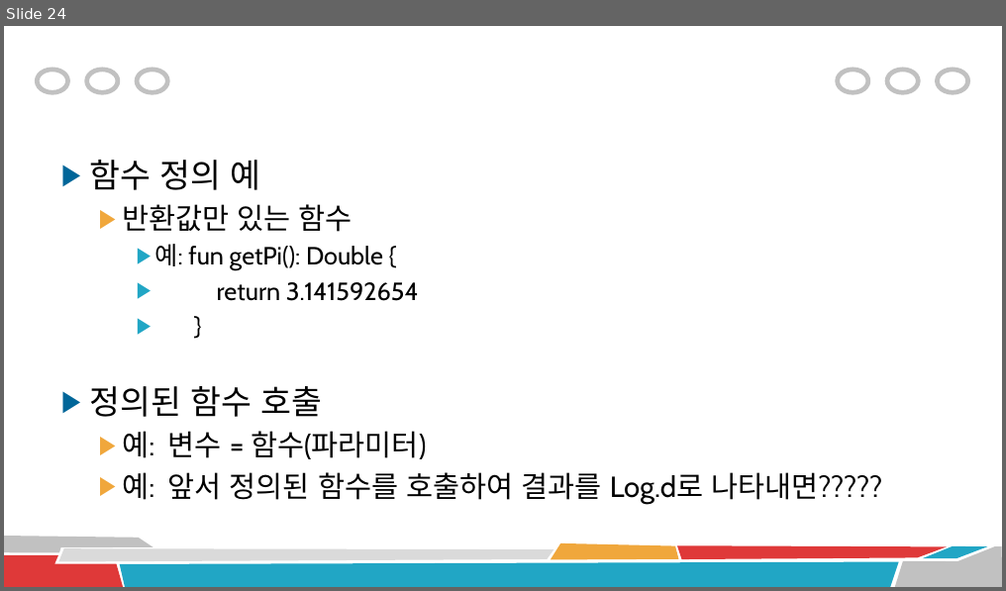
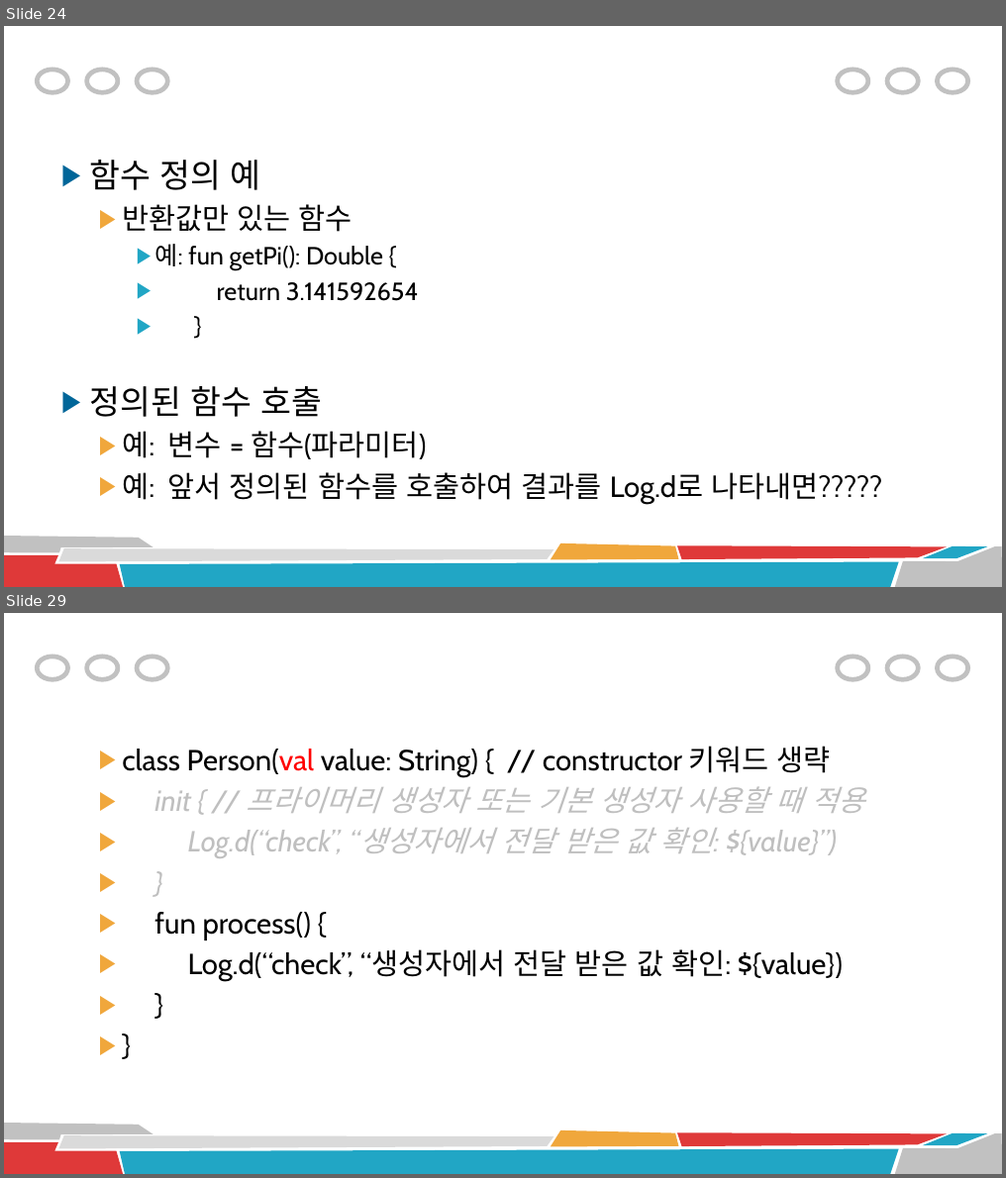
Before and after one commit to rlawnsqja2/and, a slide deck: 03 코틀린 기본 문법.pptx. Shown one above the other, each under a label of ours: slide 24 before the commit, slides 24 and 29 after it; the slides between them are not shown. The pictures are 1006x591 and 1006x1178 pixels, drawn with LibreOffice and Linux fonts; fonts in the diff are those of the drawing. Boxes give left, top, right and bottom in pixels: in the first picture for what was removed or moved away, otherwise in the second. Text is boxed around its words. In the diff, an @@ line names an element or a change of style, - is before the commit and + after.

```diff
--- a/03 코틀린 기본 문법.pptx
+++ b/03 코틀린 기본 문법.pptx
@@ slide 29 added at bbox=[4, 613, 1002, 1174], background #FFFFFF; not listed: 14 template elements that a slide beside it also shows @@
@@ text added at bbox=[122, 746, 864, 981], 28 pt, text #000000 @@
+  ▶ class Person(val value: String) { // constructor 키워드 생략
+  ▶ init { // 프라이머리 생성자 또는 기본 생성자 사용할 때 적용
+  ▶ Log.d(“check”, “생성자에서 전달 받은 값 확인: ${value}”)
+  ▶ }
+  ▶ fun process() {
+  ▶ Log.d(“check”, “생성자에서 전달 받은 값 확인: ${value})
+  ▶ }
+  ▶ }
```
Also in this commit, not shown: 4 slides changed, 34 other slides added.
